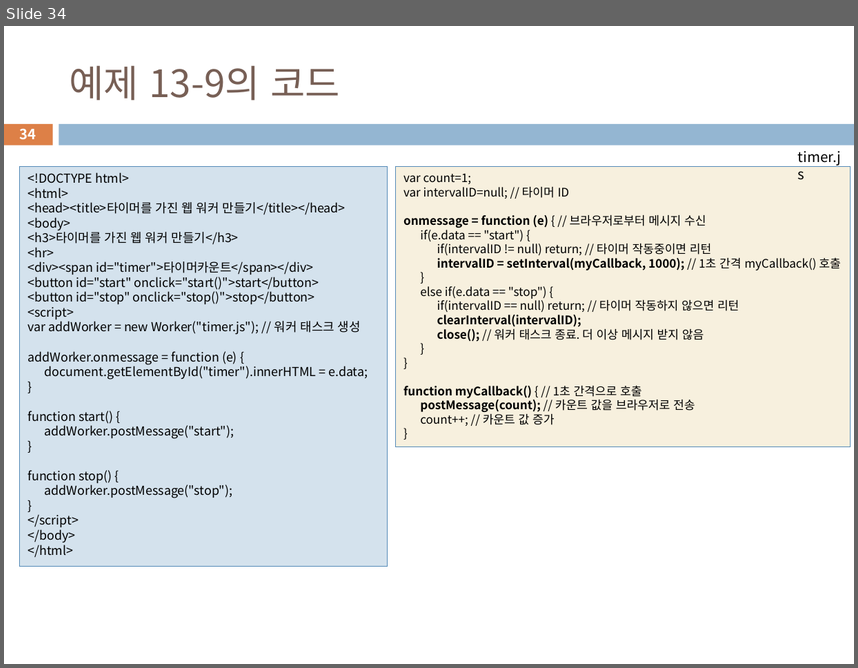
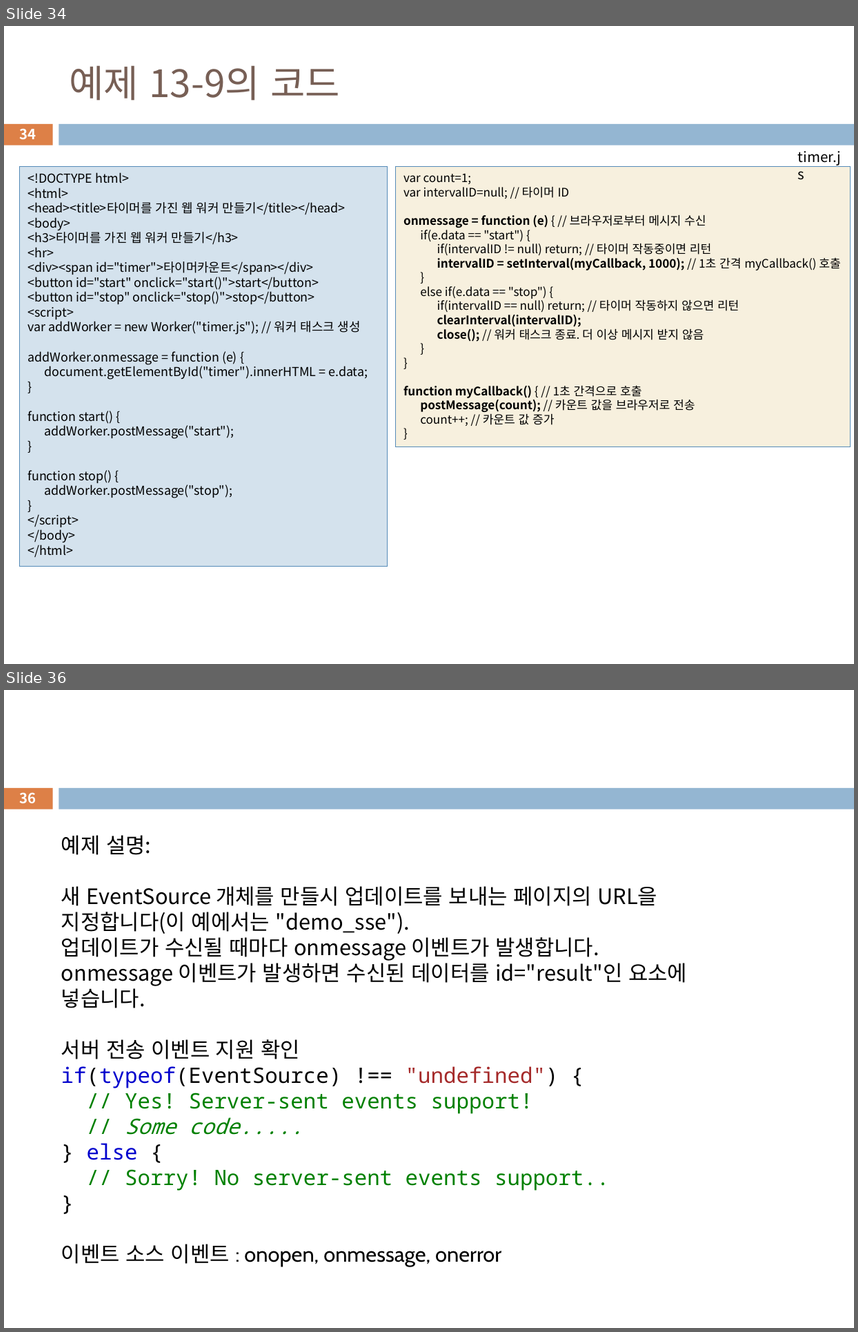
Before and after one commit to rasz60/ezen, a slide deck: 03_html_workspaces/chap13-HTMLAPI.pptx. Shown one above the other, each under a label of ours: slide 34 before the commit, slides 34 and 36 after it; the slides between them are not shown. The pictures are 858x668 and 858x1332 pixels, drawn with LibreOffice and Linux fonts; fonts in the diff are those of the drawing. Boxes give left, top, right and bottom in pixels: in the first picture for what was removed or moved away, otherwise in the second. Text is boxed around its words. In the diff, an @@ line names an element or a change of style, - is before the commit and + after.

```diff
--- a/03_html_workspaces/chap13-HTMLAPI.pptx
+++ b/03_html_workspaces/chap13-HTMLAPI.pptx
@@ slide 36 added at [4,690,854,1328], background #FFFFFF; not listed: 2 template elements that a slide beside it also shows @@
@@ page number added at [20,792,36,804], 11.9 pt, text #FFFFFF, bold @@
+36
@@ text added at [61,835,687,1265], 18 pt, text #000000 @@
+예제 설명:
+새 EventSource 개체를 만들시 업데이트를 보내는 페이지의 URL을 지정합니다(이 예에서는 "demo_sse").
+업데이트가 수신될 때마다 onmessage 이벤트가 발생합니다.
+onmessage 이벤트가 발생하면 수신된 데이터를 id="result"인 요소에 넣습니다.
+서버 전송 이벤트 지원 확인
+if(typeof(EventSource) !== "undefined") {
+// Yes! Server-sent events support!
+// Some code.....
+} else {
+// Sorry! No server-sent events support..
+}
+이벤트 소스 이벤트 : onopen, onmessage, onerror
```
Also in this commit, not shown: 6 other slides added, 55 other files.
